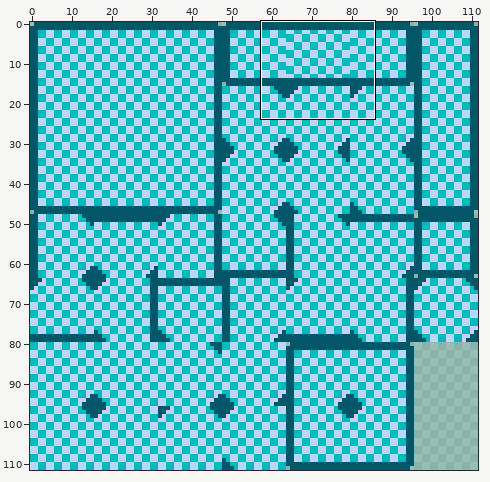
One commit to this sprite sheet: assets/tileset.png. The picture above shows the old version from afar; the outline marks the close-up.
Close-up. First the earlier version:
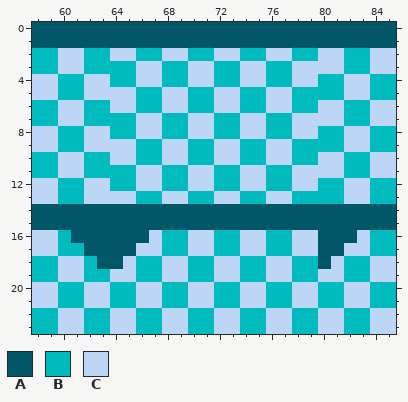
The file is 112x112 pixels. Shown: x 58..85, y 0..23.
Palette (. is transparent): A #015768  B #00bbbd  C #bdd6f6
Pixels before, first column x 58:
 0 AAAAAAAAAAAAAAAAAAAAAAAAAAAA
 1 AAAAAAAAAAAAAAAAAAAAAAAAAAAA
 2 BBCCBBCCBBCCBBCCBBCCBBCCBBCC
 3 BBCCBBBBCCBBCCBBCCBBCCCCBBCC
 4 CCBBCCBBCCBBCCBBCCBBCCBBCCBB
 5 CCBBCCCCBBCCBBCCBBCCBBBBCCBB
 6 BBCCBBCCBBCCBBCCBBCCBBCCBBCC
 7 BBCCBBBBCCBBCCBBCCBBCCCCBBCC
 8 CCBBCCBBCCBBCCBBCCBBCCBBCCBB
 9 CCBBCCCCBBCCBBCCBBCCBBBBCCBB
10 BBCCBBCCBBCCBBCCBBCCBBCCBBCC
11 BBCCBBBBCCBBCCBBCCBBCCCCBBCC
12 CCBBCCBBCCBBCCBBCCBBCCBBCCBB
13 CCBBCCCCBBCCBBCCBBCCBBBBCCBB
14 AAAAAAAAAAAAAAAAAAAAAAAAAAAA
15 AAAAAAAAAAAAAAAAAAAAAAAAAAAA
16 CCBAAAAAACBBCCBBCCBBCCAAACBB
17 CCBBAAAACCBBCCBBCCBBCCAACCBB
18 BBCCBAACBBCCBBCCBBCCBBACBBCC
19 BBCCBBCCBBCCBBCCBBCCBBCCBBCC
20 CCBBCCBBCCBBCCBBCCBBCCBBCCBB
21 CCBBCCBBCCBBCCBBCCBBCCBBCCBB
22 BBCCBBCCBBCCBBCCBBCCBBCCBBCC
23 BBCCBBCCBBCCBBCCBBCCBBCCBBCC
And afterwards:
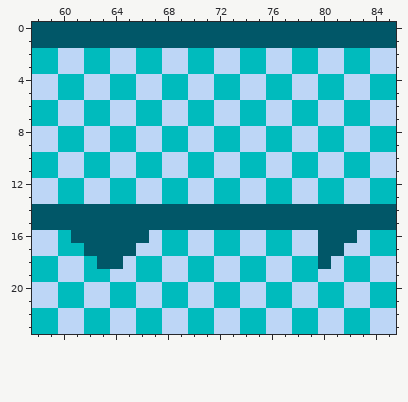
Changes in this commit:
y 3: x 64..79 BBCCBBCCBBCCBBCC -> CCBBCCBBCCBBCCBB
y 5: x 64..79 CCBBCCBBCCBBCCBB -> BBCCBBCCBBCCBBCC
y 7: x 64..79 BBCCBBCCBBCCBBCC -> CCBBCCBBCCBBCCBB
y 9: x 64..79 CCBBCCBBCCBBCCBB -> BBCCBBCCBBCCBBCC
y 11: x 64..79 BBCCBBCCBBCCBBCC -> CCBBCCBBCCBBCCBB
y 13: x 64..79 CCBBCCBBCCBBCCBB -> BBCCBBCCBBCCBBCC
